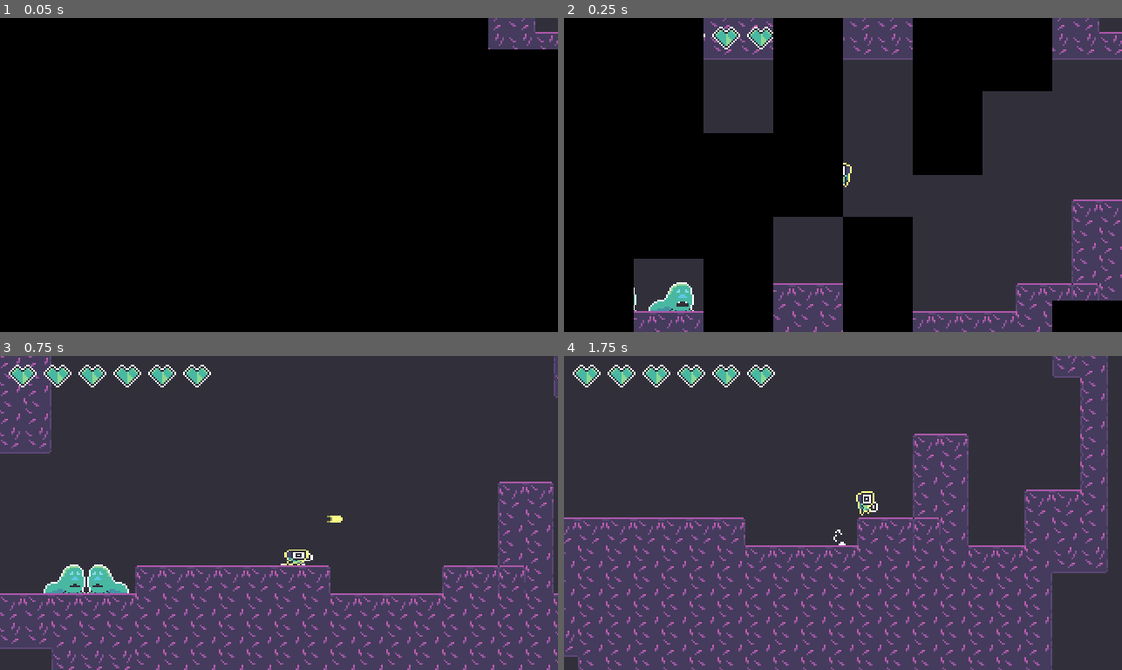
Above: before the commit, frames 1-4 (two rows, left to right).
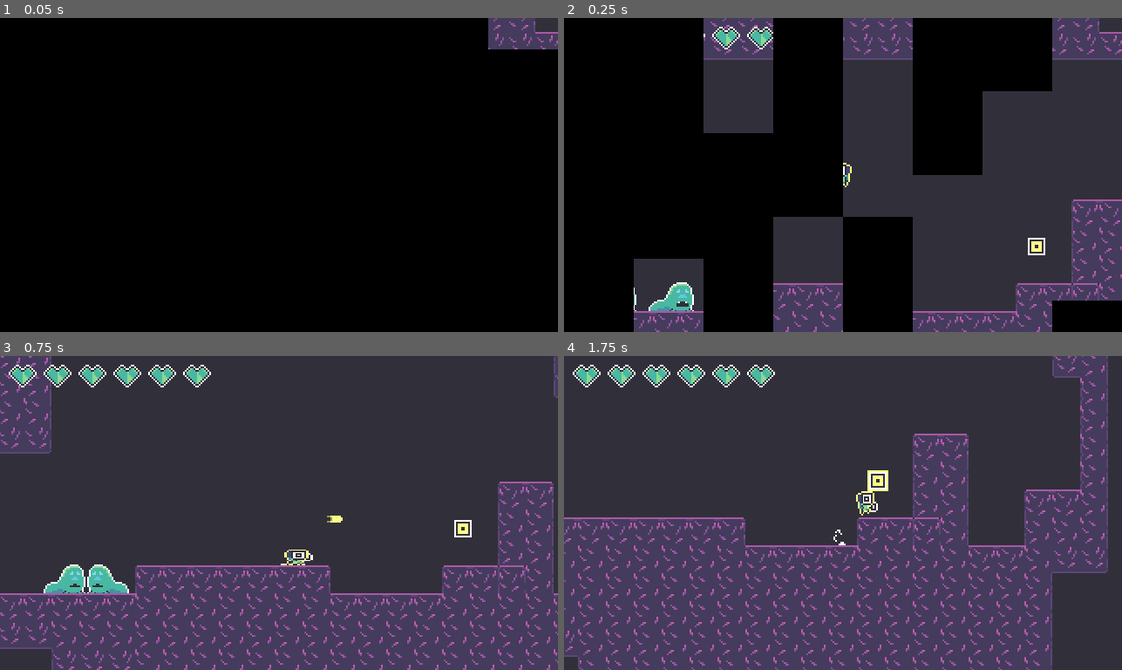
Above: after the commit, the same moments.

Repository: voithos/coloroid
Game: Godot game, scene res://scenes/levels/demo.tscn
The game is run twice, just before and just after one commit, with the same random seed, the same clock (stepped at 60 frames per second) and the same inputs. Sound files missing from this copy of the repository are replaced by a short silence.
Inputs:
- Up to frame 1 (0.05 s): no input
- Up to frame 2 (0.25 s): no input
- Up to frame 3 (0.75 s): tap Enter at 0.5 s; hold Right (move_right) from 0.53 s (still down); tap Z (attack) at 0.6 s
- Up to frame 4 (1.75 s): keep holding Right (move_right); tap Space (jump) at 0.77, 1.52 s; tap Z (attack) at 1.35 s

Frame 1 is identical in both runs. In frame 2, 0.1% of the frame differs, in the area x 83-87%, y 70-76%; in frame 3, 0.1%; in frame 4, 0.2%, in the area x 54-59%, y 36-44%.

Commit message:
Add core prop.

Diff:
--- /dev/null
+++ b/scenes/core.gd
@@ -0,0 +1,17 @@
+tool
+extends Area2D
+
+export (int) onready var color_cidx = 1
+
+func set_color(cidx: int):
+    color_cidx = cidx
+    $glow.modulate = colors.COLORS[cidx]
+    # Subtract 1 since we don't have a face for CWHITE.
+    $face.frame_coords.x = cidx-1
+
+func _ready():
+    set_color(color_cidx)
+
+func _on_core_body_entered(body):
+    body.gain_color(color_cidx)
+    queue_free()
--- /dev/null
+++ b/scenes/core.tscn
@@ -0,0 +1,71 @@
+[gd_scene load_steps=6 format=2]
+
+[ext_resource path="res://assets/props/core.png" type="Texture" id=1]
+[ext_resource path="res://scenes/core.gd" type="Script" id=2]
+
+[sub_resource type="Animation" id=1]
+length = 0.001
+tracks/0/type = "value"
+tracks/0/path = NodePath("glow:frame_coords")
+tracks/0/interp = 1
+tracks/0/loop_wrap = true
+tracks/0/imported = false
+tracks/0/enabled = true
+tracks/0/keys = {
+"times": PoolRealArray( 0 ),
+"transitions": PoolRealArray( 1 ),
+"update": 0,
+"values": [ Vector2( 0, 1 ) ]
+}
+
+[sub_resource type="Animation" id=2]
+resource_name = "glow"
+length = 2.0
+loop = true
+tracks/0/type = "value"
+tracks/0/path = NodePath("glow:frame_coords")
+tracks/0/interp = 1
+tracks/0/loop_wrap = true
+tracks/0/imported = false
+tracks/0/enabled = true
+tracks/0/keys = {
+"times": PoolRealArray( 0, 1.4, 1.9, 2 ),
+"transitions": PoolRealArray( 1, 1, 1, 1 ),
+"update": 0,
+"values": [ Vector2( 0, 1 ), Vector2( 0, 1 ), Vector2( 5, 1 ), Vector2( 5, 1 ) ]
+}
+
+[sub_resource type="RectangleShape2D" id=3]
+extents = Vector2( 5, 5 )
+
+[node name="core" type="Area2D"]
+collision_layer = 0
+script = ExtResource( 2 )
+color_cidx = 0
+
+[node name="background" type="Sprite" parent="."]
+texture = ExtResource( 1 )
+hframes = 6
+vframes = 3
+
+[node name="glow" type="Sprite" parent="."]
+texture = ExtResource( 1 )
+hframes = 6
+vframes = 3
+frame = 6
+
+[node name="face" type="Sprite" parent="."]
+texture = ExtResource( 1 )
+hframes = 6
+vframes = 3
+frame = 12
+
+[node name="animation" type="AnimationPlayer" parent="."]
+autoplay = "glow"
+anims/RESET = SubResource( 1 )
+anims/glow = SubResource( 2 )
+
+[node name="shape" type="CollisionShape2D" parent="."]
+shape = SubResource( 3 )
+
+[connection signal="body_entered" from="." to="." method="_on_core_body_entered"]
--- a/scenes/levels/demo.tscn
+++ b/scenes/levels/demo.tscn
@@ -1,9 +1,10 @@
-[gd_scene load_steps=5 format=2]
+[gd_scene load_steps=6 format=2]
 
 [ext_resource path="res://scenes/tilemap.tscn" type="PackedScene" id=1]
 [ext_resource path="res://scenes/player.tscn" type="PackedScene" id=2]
 [ext_resource path="res://scenes/level_logic.tscn" type="PackedScene" id=3]
 [ext_resource path="res://scenes/enemies/patrol_enemy.tscn" type="PackedScene" id=4]
+[ext_resource path="res://scenes/core.tscn" type="PackedScene" id=5]
 
 [node name="demo" type="Node2D"]
 
@@ -23,3 +24,7 @@
 
 [node name="tilemap" parent="." instance=ExtResource( 1 )]
 tile_data = PoolIntArray( -65535, 0, 1, -65534, 0, 2, -65533, 0, 2, -65532, 0, 2, -65531, 0, 2, -65530, 0, 2, -65529, 0 …(4477 unchanged characters)…
+
+[node name="core" parent="." instance=ExtResource( 5 )]
+position = Vector2( 268, 123 )
+color_cidx = 1
--- a/scenes/player.gd
+++ b/scenes/player.gd
@@ -98,6 +98,10 @@
     current_cidx = c
     current_color = colors.COLORS[c]
 
+func gain_color(c: int):
+    has_colors.append(c)
+    _set_color(c)
+
 func _process(delta):
     _update_shader_params()
     _animate_flicker()
@@ -130,6 +134,9 @@
     _update_gunsprite()
 
 func fire():
+    # Can't fire if you haven't found any colors yet
+    if len(has_colors) == 0:
+        return
     var projectile =  projectile_scene.instance()
     var invec = _get_8dir_input_vector()
     projectile.fire(invec, current_cidx, current_color)
Binary file added: assets/props/core.aseprite
Binary file added: assets/props/core.png
Not shown, added: assets/props/core.png.import
Binary file changed: assets/ui/heart.aseprite
Binary file changed: assets/ui/heart.png
Not shown, changed: TODO.md
